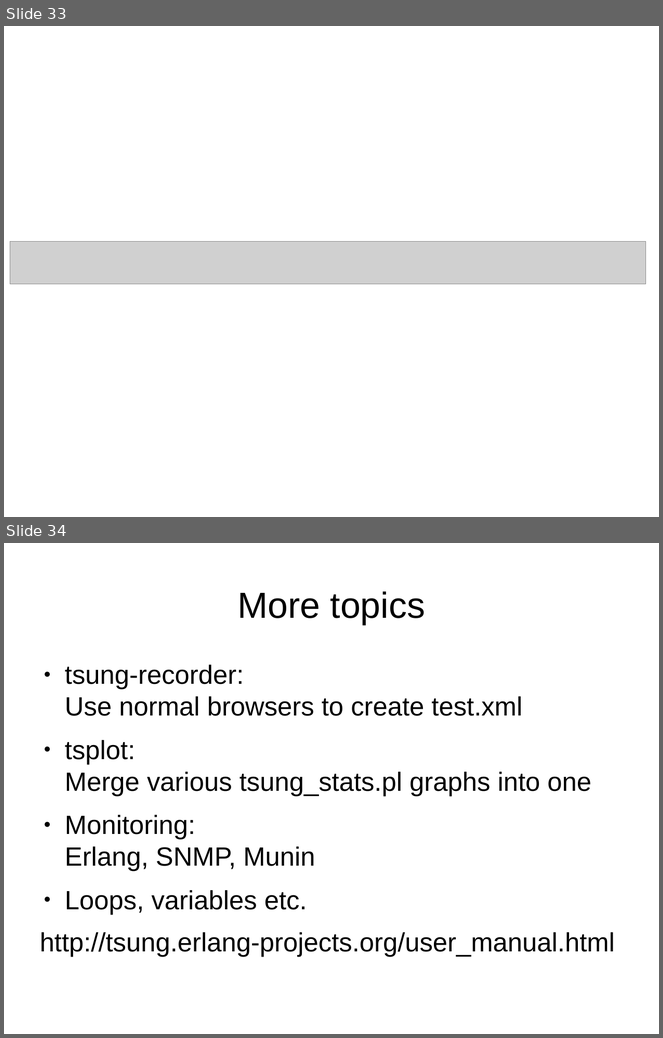
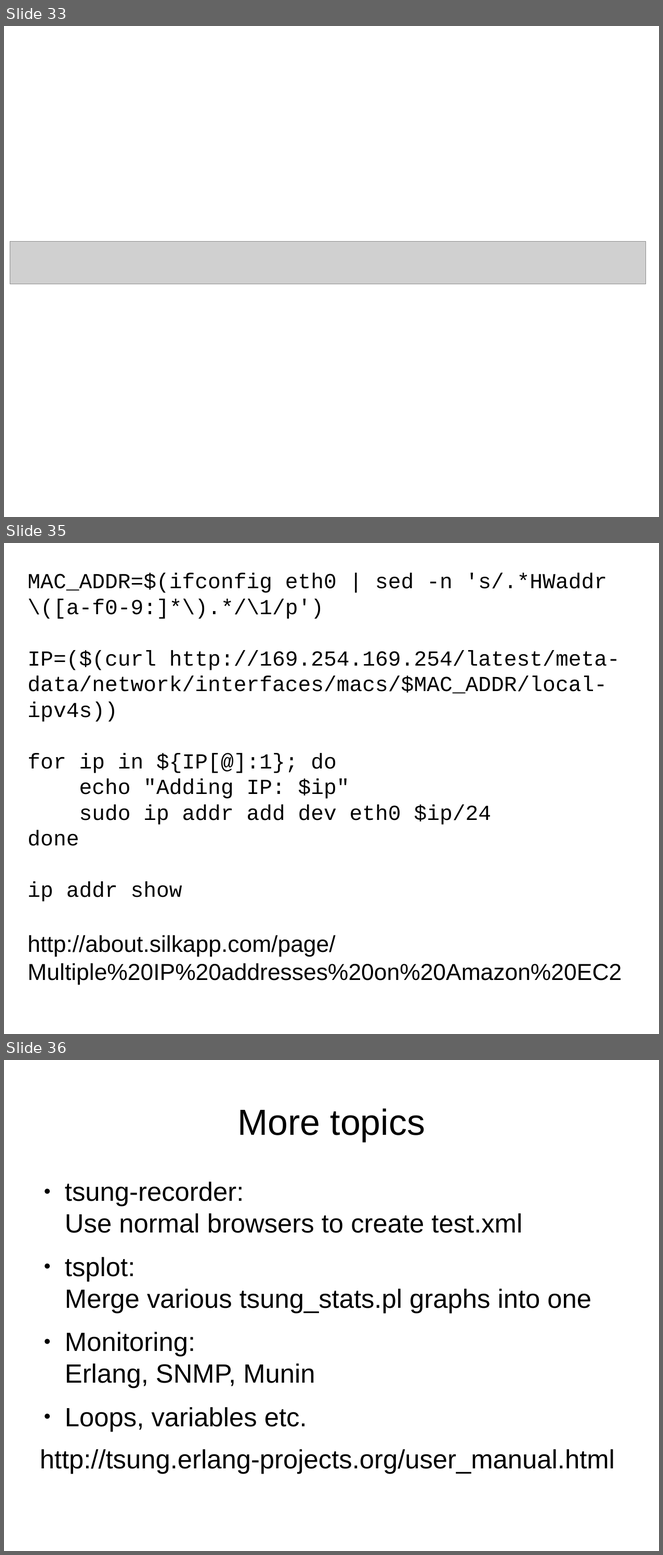
Before and after one commit to ngocdaothanh/tsart, a slide deck: tsung.odp. Shown one above the other, each under a label of ours: slides 33 and 34 before the commit, slides 33, 35 and 36 after it; the slides between them are not shown. The pictures are 663x1038 and 663x1555 pixels, drawn with LibreOffice and Linux fonts; fonts in the diff are those of the drawing; grey boxes stand for pictures. Boxes give left, top, right and bottom in pixels: in the first picture for what was removed or moved away, otherwise in the second. Text is boxed around its words. In the diff, an @@ line names an element or a change of style, - is before the commit and + after.

```diff
--- a/tsung.odp
+++ b/tsung.odp
@@ slide 35 added at [4, 543, 659, 1034], background #FFFFFF @@
@@ text added at [27, 573, 622, 985], 26 pt, text #000000 @@
+MAC_ADDR=$(ifconfig eth0 | sed -n 's/.*HWaddr \([a-f0-9:]*\).*/\1/p')
+IP=($(curl http://169.254.169.254/latest/meta-data/network/interfaces/macs/$MAC_ADDR/local-ipv4s))
+for ip in ${IP[@]:1}; do
+echo "Adding IP: $ip"
+sudo ip addr add dev eth0 $ip/24
+done
+ip addr show
+http://about.silkapp.com/page/Multiple%20IP%20addresses%20on%20Amazon%20EC2
@@ what was slide 34 is now slide 36 @@
```
Also in this commit, not shown: 1 other slide added.
